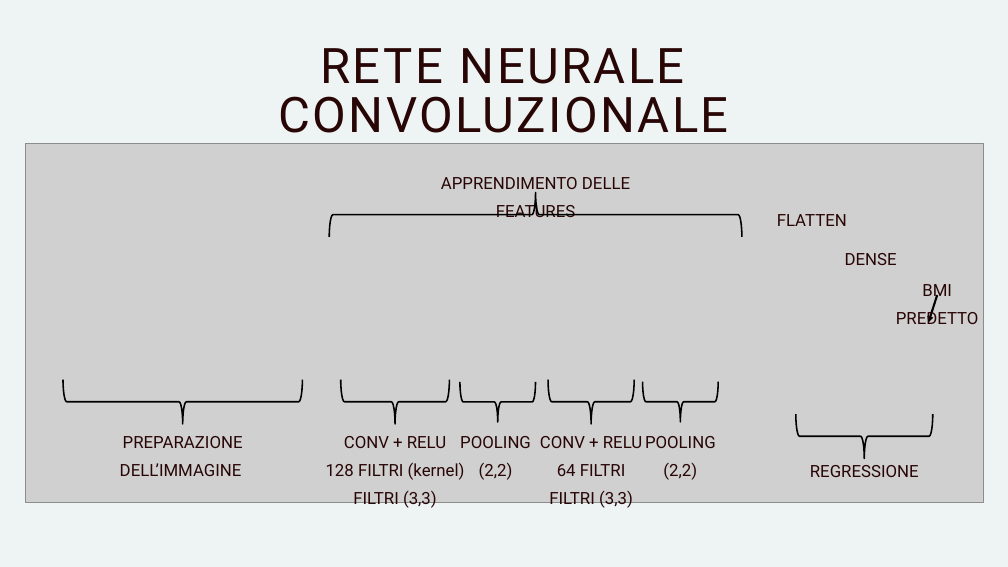
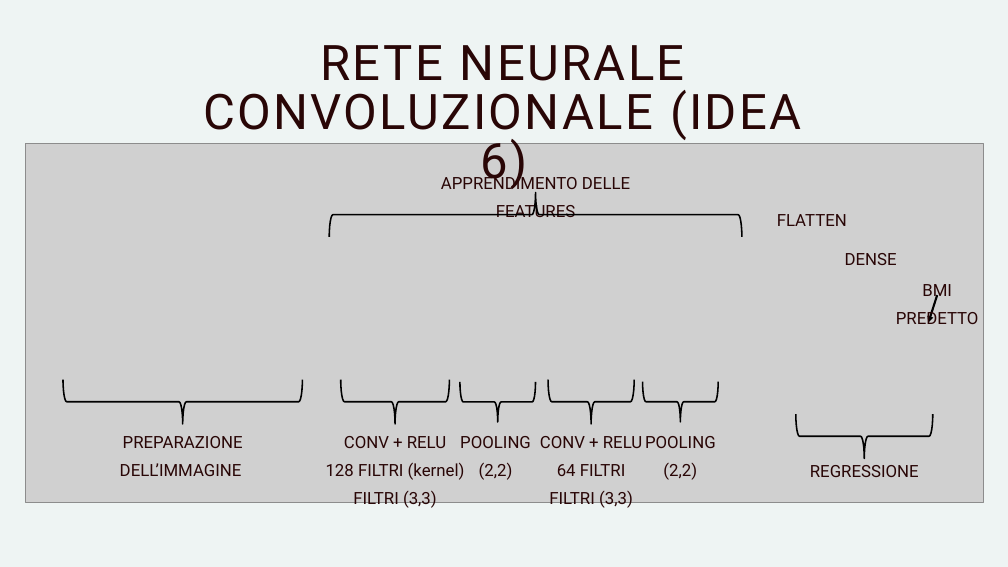
Before and after one commit to Vincy02/Face-to-BMI, a slide deck: slide 13 of Face-to-BMI.pptx. Drawn at 1008x567 pixels with LibreOffice and Linux fonts; fonts in the diff are those of the drawing; grey boxes stand for pictures. Boxes give left, top, right and bottom in pixels: in the first picture for what was removed or moved away, otherwise in the second. Text is boxed around its words. In the diff, an @@ line names an element or a change of style, - is before the commit and + after.

```diff
--- a/Face-to-BMI.pptx
+++ b/Face-to-BMI.pptx
@@ text at (x1=203, y1=45, x2=801, y2=189): text changed @@
-RETE NEURALE CONVOLUZIONALE
+RETE NEURALE CONVOLUZIONALE (IDEA 6)
```
Also in this commit, not shown: 3 other slides changed, 2 slides added.
